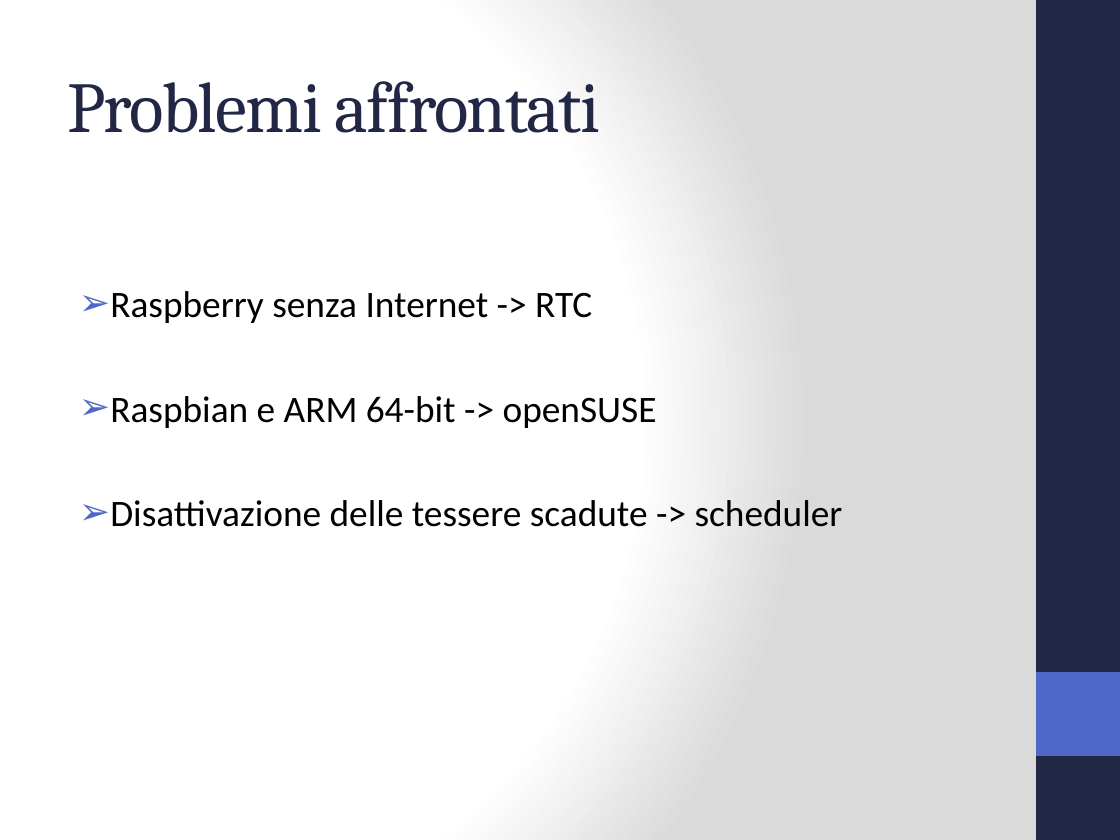
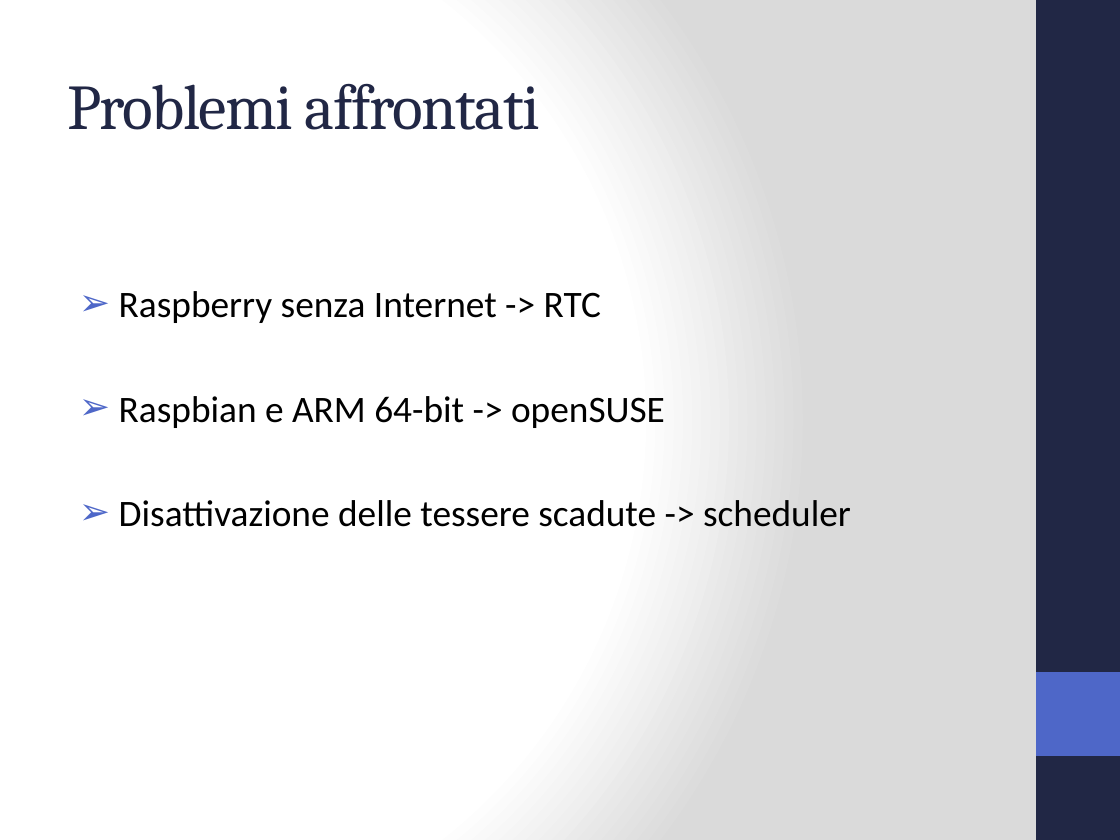
Before and after one commit to Jolsty/SimSim, a slide deck: slide 8 of Tesi_Sistema_Accessi_IoT_Andrei_Ciulpan_872394/presentazione/Sistema Accessi IoT.pptx. Drawn at 1120x840 pixels with LibreOffice and Linux fonts; fonts in the diff are those of the drawing. Boxes give left, top, right and bottom in pixels: in the first picture for what was removed or moved away, otherwise in the second. Text is boxed around its words. In the diff, an @@ line names an element or a change of style, - is before the commit and + after.

```diff
--- a/Tesi_Sistema_Accessi_IoT_Andrei_Ciulpan_872394/presentazione/Sistema Accessi IoT.pptx
+++ b/Tesi_Sistema_Accessi_IoT_Andrei_Ciulpan_872394/presentazione/Sistema Accessi IoT.pptx
@@ title "Problemi affrontati" at (x1=67, y1=83, x2=541, y2=130): size 46 to 41 pt @@
@@ text "Raspberry senza Internet -> RTC" moved from (x1=110, y1=291, x2=843, y2=527) to (x1=119, y1=291, x2=851, y2=527) @@
```
Also in this commit, not shown: 8 other slides changed, 4 other files.
